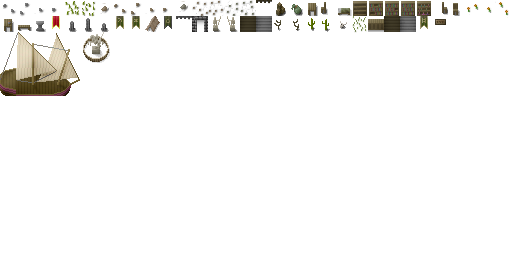
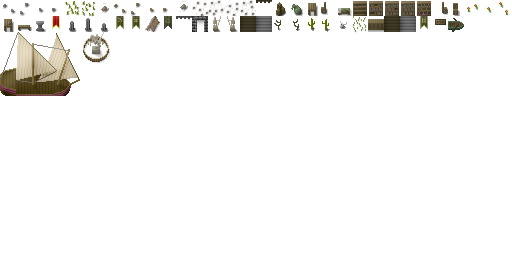
Layer changes from the first 512px x 256px image to the second:
painted on "shade" over (448, 18, 464, 32)
